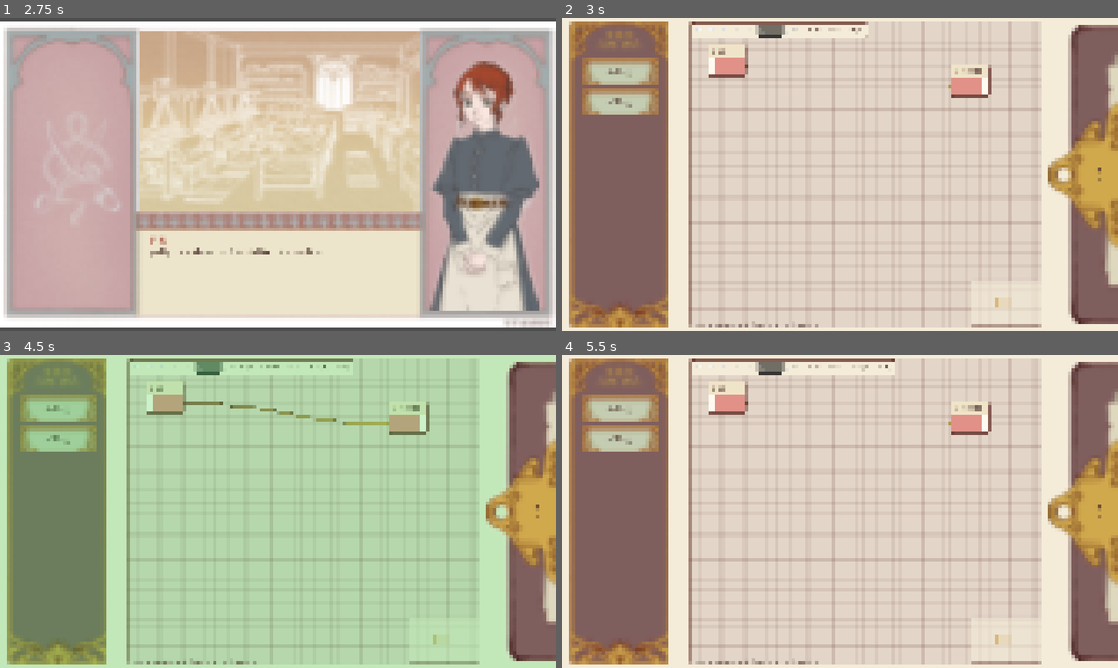
Above: before the commit, frames 1-4 (two rows, left to right).
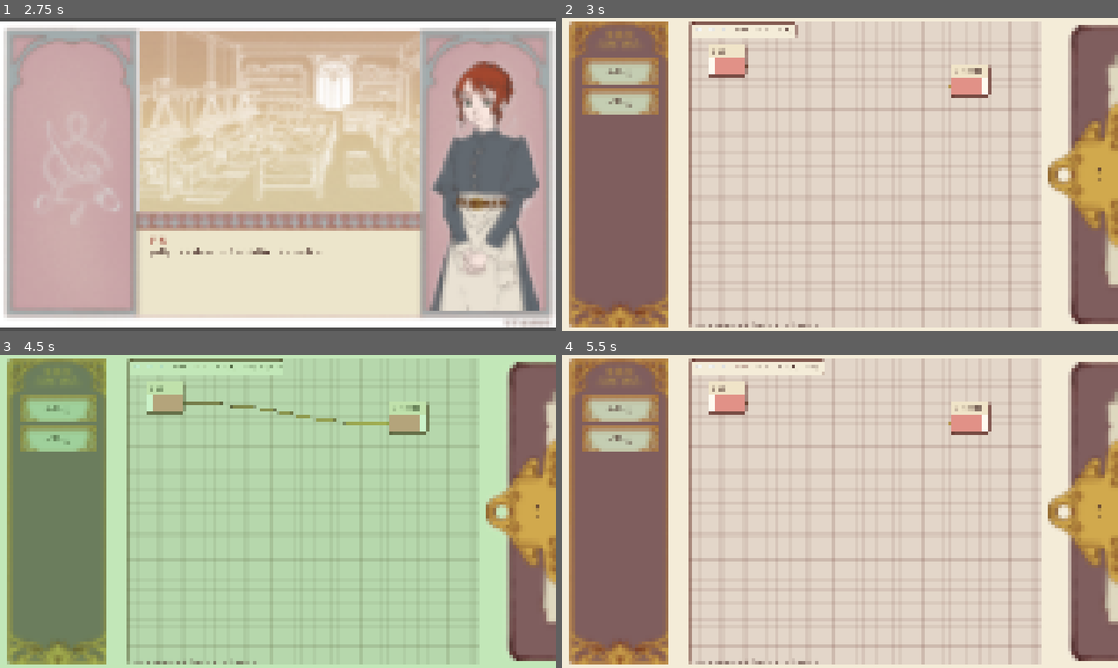
Above: after the commit, the same moments.

Repository: yiyuanli939/she-nicest-weave-the-truth
Game: Godot game, scene res://ui/main_menu.tscn
Same seed, same stepped clock (60 frames per second), same inputs: the game is played once before the commit and once after it. Sound files missing from this copy of the repository are replaced by a short silence.
Inputs (mouse positions are in pixels of both pictures, inside the frame that each line leads up to):
- Up to frame 1 (2.75 s): click "重置进度" at 0.5 s; click "开始游戏" at 1.25 s; click "第一纹" at 2 s
- Up to frame 2 (3 s): tap Enter at 2.75 s; move the mouse to (962, 158) at 2.77 s; tap Shift at 2.85 s; click (962, 158) at 2.92 s
- Up to frame 3 (4.5 s): tap Space at 3.02 s; tap Ctrl at 3.05 s; click "重置" at 3.5 s; click "示答" at 4.25 s
- Up to frame 4 (5.5 s): click "重置" at 5 s

Frame 1 is identical in both runs. In frame 2, 1.0% of the frame differs, in the area x 31-87%, y 1-99%; in frame 3, 0.8%; in frame 4, 1.0%.

Commit message:
双代理审查修复:CSV 台词导入改原子(任何错误一关不写;找不到 .tres 计入错误;新增"每关首句必须给场景"校验——空=沿用不跨关);代解/回头演出中离开关卡由 _exit_tree 兜底回正(否则实体小机永远卡在极限角+think 脸);代解窗口与示答/重置加 _guiding 守卫,玩家在等待窗口自己解出则不重摆不覆盖其解;故事界面推进键黑名单(纯修饰键/Esc/F1-12 不推进,Esc 留给将来退出);工具条状态文字挪到按钮后(长文案曾把「下一关」推离鼠标 1316px);钉纹样弹窗旧笔刷先 remove_child+reset_size(首开偏下 264px、窗口只涨不缩);第三方发言人说话两侧立绘都压暗;无效场景名保持上一张插图;隐藏 GraphEdit 默认网格/吸附/minimap 控件并关 minimap(被角标稀释无信息量)。测试:导入首句场景用例 + Esc 不推进/按钮不被推挤断言;UI smoke 等缓步回正走完再断言第三章。96/96 + UI×2/m3/m2 全绿
Co-Authored-By: Claude Fable 5 <noreply@anthropic.com>
Claude-Session: https://claude.ai/code/session_01UpnGuEiFd4CHPqysJyURs7

Diff:
--- a/board/proof_board.gd
+++ b/board/proof_board.gd
@@ -22,9 +22,13 @@
 
 func _ready() -> void:
 	right_disconnects = true
-	minimap_enabled = true
-	minimap_size = Vector2(480, 320)
+	# 引擎默认工具条控件与美术风格冲突(灰 SpinBox/淡图标):只留缩放按钮;
+	# minimap 被撑画布的角标稀释得没有信息量,关掉(画布固定大小 + 中键平移,不迷路)
+	minimap_enabled = false
 	show_arrange_button = false
+	show_grid_buttons = false
+	show_zoom_label = false
+	show_minimap_button = false
 	connection_lines_thickness = 8.0
 	connection_request.connect(_on_connection_request)
 	disconnection_request.connect(_on_disconnection_request)
--- a/narrative/dialogue_box.gd
+++ b/narrative/dialogue_box.gd
@@ -89,6 +89,11 @@
 		return
 	var key := event as InputEventKey
 	if key != null and key.pressed and not key.echo:
+		# 纯修饰键(切输入法/截屏/Cmd+Tab 都会先按下修饰键)不算"任意键";
+		# Esc 留给将来的退出/暂停(否则想退出的玩家反而被推进关),功能键留给调试(F9)。
+		if key.keycode in [KEY_SHIFT, KEY_CTRL, KEY_ALT, KEY_META, KEY_CAPSLOCK, KEY_ESCAPE] \
+				or (key.keycode >= KEY_F1 and key.keycode <= KEY_F12):
+			return
 		get_viewport().set_input_as_handled()
 		_step()
 
--- a/pattern/pattern_editor.gd
+++ b/pattern/pattern_editor.gd
@@ -76,6 +76,7 @@
 	_preview.atom_colors = atom_colors
 	_clear_btn.visible = can_clear
 	for c in _brush_row.get_children():
+		_brush_row.remove_child(c)   # 先摘下来:queue_free 帧末才生效,旧笔刷会把窗口最小尺寸撑大
 		c.queue_free()
 	for a in atoms:
 		_brush_row.add_child(_make_swatch(a))
@@ -85,7 +86,11 @@
 		_brush_row.add_child(_make_brush_button("焦纹", "bot"))
 	brush = ""
 	_sync()
+	# 旧笔刷已 remove_child,最小尺寸立即正确;reset_size 让 Window 收缩(它只涨不缩),
+	# 随后同步居中。不能 call_deferred:提交流程"打开→钉住→hide"会被迟到的弹出又顶开。
+	reset_size()
 	popup_centered()
+
 
 
 ## 原子笔刷 = 该原子颜色的色块(不写字母);选中态描深边
--- a/tests/test_dialogue_import.gd
+++ b/tests/test_dialogue_import.gd
@@ -44,3 +44,17 @@
 func test_missing_required_header() -> bool:
 	var r: Dictionary = _importer().parse_csv("关卡id,发言人\nl01,莉娅\n")
 	return check(not r.errors.is_empty() and r.levels.is_empty(), "缺台词列应报错且不导入")
+
+
+func test_first_line_of_each_level_needs_scene() -> bool:
+	# 「场景空=沿用上一句」不跨关:某关首句没场景必须报错(策划只在全表第一行写场景是常见笔误)
+	var csv := "关卡id,发言人,场景,台词\n" \
+			+ "l01,莉娅,街景,首句有场景\n" \
+			+ "l01,莉娅,,第二句沿用\n" \
+			+ "l02,莉娅,,首句没场景\n" \
+			+ "l02,莉娅,工坊,第二句才给\n"
+	var r: Dictionary = _importer().parse_csv(csv)
+	var ok := check(r.errors.size() == 1 and (r.errors[0] as String).contains("l02"),
+			"只有 l02 报「首句没有场景」(得 %s)" % str(r.errors))
+	ok = check((r.levels["l01"] as DialogueRes).lines.size() == 2, "l01 两句都解析成功") and ok
+	return ok
--- a/tests/visual_smoke_ui.gd
+++ b/tests/visual_smoke_ui.gd
@@ -143,6 +143,10 @@
 			["场景插图", _center(story._scene_pic)],
 			["右侧立绘", _center(story._slots[1])],
 		]
+		# Esc 不当推进键(留给将来的退出/暂停;修饰键/功能键同理)
+		_key(KEY_ESCAPE)
+		_check(box._idx == 0 and box._text.visible_characters < box._text.get_total_character_count(),
+				"Esc 不推进也不全显(想退出的玩家不该被推进关)")
 		var expected_idx := 0
 		for n in 3:
 			_check(box._idx == expected_idx, "第 %d 句正在显示(idx=%d)" % [n, box._idx])
@@ -184,6 +188,14 @@
 	_check(_button_named(scene, "重置") != null, "有重置按钮")
 	_check(_button_named(scene, "示答") == null, "没有脚本化解法的关不显示示答按钮")
 	_check(_labels_with(scene, "第九纹") == 0 and _labels_with(scene, "目标纹样") == 0, "关内不显示当前关名/目标文字")
+	# 状态文字在按钮之后:文字变长不再把按钮推着跑(通关瞬间「下一关」曾从鼠标下溜走)
+	var back_tool := _button_named(scene, "选关")
+	var back_x0: float = back_tool.get_global_rect().position.x
+	scene._status.text = "一段相当长的状态文字用来验证工具条按钮不再被文字推着跑一二三四五六七八"
+	await _settle()
+	_check(back_tool.get_global_rect().position.x == back_x0, "状态文字变化不推挤工具条按钮")
+	scene._status.text = ""
+	await _settle()
 
 	# ---- D. 仪器架:只显示本关上架的仪器,按图顺序紧凑排列;未上架的不显示 ----
 	var board: ProofBoard = scene._board
@@ -409,7 +421,7 @@
 		await _settle()
 		var maint: RobotMaintUI = (current_scene as CreditsScene)._maint
 		_check(current_scene is CreditsScene and maint.visible, "点「小机维护」打开面板(不退回标题)")
-		_check(maint._line_edits.size() == 6 and (maint._line_edits["greet"] as LineEdit).text.contains("诺拉"), "面板读到六句台词(greet 称呼诺拉)")
+		_check(maint._line_edits.size() == 5 and (maint._line_edits["greet"] as LineEdit).text.contains("诺拉"), "面板读到五句台词(greet 称呼诺拉;故障没有台词)")
 		_check(_button_named(maint, "保存并生成语音") != null and _button_named(maint, "刷入固件与语音") != null
 				and _button_named(maint, "接入小机(拉起桥接与语音助手)") != null, "面板有 接入 / 刷入 / 生成语音 按钮")
 		_check(maint._dir_btn.text.contains("右") and maint._voice_opt.item_count == RobotMaintUI.VOICES.size(), "回头方向与音色控件就绪")
@@ -538,8 +550,12 @@
 		await _settle()
 	_check(bgm.slot == &"level_3", "进第三章 BGM 槽位 = level_3")
 	var g3 := current_scene as LevelScene
-	_check(robot.broken and robot.sent("say", "panic"), "进第三章小机故障(panic)")
+	_check(robot.broken and robot.sent("anim", "panic") and not robot.sent("say", "panic")
+			and (robot.sent("say", "glitch1") or robot.sent("say", "glitch2") or robot.sent("say", "glitch3")), "进第三章小机故障:乱动 + 坏掉音效,没有台词")
 	_check(not g3._guide_hint.visible, "第三章不显示求助提示")
+	# 离开 l02 时演出还在 hold,LevelScene._exit_tree 兜底启动了缓步回正(gimbal 逐帧回 90,
+	# 由 Robot autoload 跨场景继续走)——等它走完再清日志,别污染下面"不回头"的断言
+	await _wait(1.6)
 	robot.sent_log.clear()
 	robot._last_at.clear()          # 模拟故障演出 6 s 节流已过
 	robot._last_guide_ms = -100000
--- a/tools/import_dialogue.gd
+++ b/tools/import_dialogue.gd
@@ -6,6 +6,7 @@
 ## 关卡id = l01…l15;场景/人物/表情写中文名(合法值见 narrative/story_art.gd);
 ## 左侧人物可空;左侧表情/诺拉表情空 = 默认;小机动作可空。台词里可含逗号、换行(用引号包住,Excel 另存 CSV 会自动做)。
 ## 同一关的行按出现顺序成为该关对话;表里没出现的关卡不动。
+## 导入是原子的:只要有任何错误(坏行/找不到关卡/某关首句没场景),一关都不写,改完重跑。
 ## parse_csv() 是纯函数(不碰文件),tests/test_dialogue_import.gd 直接测它。
 
 const DEFAULT_PATH := "res://information/dialogue.csv"
@@ -20,21 +21,25 @@
 		quit(1)
 		return
 	var result := parse_csv(FileAccess.get_file_as_string(path))
-	for e: String in result.errors:
-		push_error(e)
+	for level_id: String in result.levels:
+		if _level_path(level_id) == "":
+			result.errors.append("找不到关卡 %s 的 .tres" % level_id)
+	if not result.errors.is_empty():
+		for e: String in result.errors:
+			push_error(e)
+		print("导入中止:%d 条错误,一关都没写(改完 CSV 重跑即可)" % result.errors.size())
+		quit(1)
+		return
 	var n := 0
 	for level_id: String in result.levels:
 		var lv_path := _level_path(level_id)
-		if lv_path == "":
-			push_error("找不到关卡 %s 的 .tres" % level_id)
-			continue
 		var lv: LevelDef = load(lv_path)
 		lv.intro_dialogue = result.levels[level_id]
 		var err := ResourceSaver.save(lv, lv_path)
 		assert(err == OK, "保存失败 %s: %d" % [lv_path, err])
 		n += 1
-	print("导入完毕:%d 关的对话已更新,%d 条错误" % [n, result.errors.size()])
-	quit(0 if result.errors.is_empty() else 1)
+	print("导入完毕:%d 关的对话已更新,0 条错误" % n)
+	quit(0)
 
 
 static func _level_path(level_id: String) -> String:
@@ -86,6 +91,12 @@
 		if not out.levels.has(level_id):
 			out.levels[level_id] = DialogueRes.new()
 		(out.levels[level_id] as DialogueRes).lines.append(line)
+	# 「场景空 = 沿用上一句」只在一关之内成立(每关独立 DialogueRes):首句必须给场景,
+	# 否则该关插图整段空白;策划在 Excel 里只写全表第一行场景是常见笔误,这里直接报错。
+	for level_id: String in out.levels:
+		var lines := (out.levels[level_id] as DialogueRes).lines
+		if not lines.is_empty() and lines[0].scene == "":
+			out.errors.append("关卡 %s 的第一句没有场景(「空=沿用上一句」不跨关)" % level_id)
 	return out
 
 
--- a/ui/level_scene.gd
+++ b/ui/level_scene.gd
@@ -108,9 +108,6 @@
 	_palette.machine_requested.connect(_board.place_machine_at_center)
 
 	# 必需按钮挂在棋盘工具条上(纯文字,悬停变浅走 theme)
-	_status = Label.new()
-	_status.add_theme_font_size_override("font_size", TOOLBAR_FONT_SIZE)
-	_board.add_toolbar_item(_status)
 	_board.add_toolbar_item(_make_tool_button("重置", _on_reset))
 	if _game != null:
 		# 测试用「示答」:仅调试版、且本关有脚本化解法时出现;点了重置后自动摆出答案
@@ -123,6 +120,10 @@
 		_next_btn.visible = false
 		_board.add_toolbar_item(_next_btn)
 		_board.add_toolbar_item(_make_tool_button("选关", _on_back))
+	# 状态文字放在按钮之后:文字长短变化不会把按钮推来推去(通关瞬间按钮从鼠标下溜走)
+	_status = Label.new()
+	_status.add_theme_font_size_override("font_size", TOOLBAR_FONT_SIZE)
+	_board.add_toolbar_item(_status)
 
 	_win_flash = ColorRect.new()
 	_win_flash.color = Color(0.2, 0.85, 0.35, 0.0)
@@ -270,11 +271,14 @@
 	if not is_inside_tree():
 		return
 	_idle_sec = 0.0
-	_suppress_win_cue = true
-	_on_reset()
-	LevelSolutions.apply(self, _board, _game.current.id)
-	_suppress_win_cue = false
+	if not session.is_solved():   # 等待窗口里玩家自己解出来了:不重摆、不覆盖玩家的解,只完成回头演出
+		_suppress_win_cue = true
+		_reset_board()
+		LevelSolutions.apply(self, _board, _game.current.id)
+		_suppress_win_cue = false
 	await get_tree().create_timer(GUIDE_HOLD_SEC).timeout
+	if not is_inside_tree():
+		return   # 场景已销毁:回正由 _exit_tree 兜底
 	robot.return_center()
 	robot.cue("idle")
 	_guiding = false
@@ -286,11 +290,25 @@
 	robot.cue("think")
 	robot.turn_to_limit()
 	await get_tree().create_timer(LOOK_HOLD_SEC).timeout
+	if not is_inside_tree():
+		return   # 场景已销毁:回正由 _exit_tree 兜底
 	robot.return_center()
 	robot.cue("idle")
 	_guiding = false
 
 
+## 演出/代解期间点「下一关/选关」离开:协程随场景销毁,await 之后的回正永不执行 ——
+## 否则实体小机会永远停在极限角 + think 脸。这里兜底转回正面。
+func _exit_tree() -> void:
+	if not _guiding:
+		return
+	_guiding = false
+	var robot := get_node_or_null("/root/Robot")
+	if robot != null:
+		robot.return_center()
+		robot.cue("idle")
+
+
 func _on_next() -> void:
 	_game.store_board(session.save_state())
 	_game.start_level(_game.next_level())
@@ -302,6 +320,12 @@
 
 
 func _on_reset() -> void:
+	if _guiding:
+		return   # 小机代解/回头演出中,别和它抢棋盘
+	_reset_board()
+
+
+func _reset_board() -> void:
 	session.load_state(_fresh_state)
 	_layout_endpoints()
 	_status.text = ""
@@ -309,5 +333,7 @@
 
 ## 测试用:重置后按 levels/level_solutions.gd 的脚本化解法自动通关(仅调试版有入口)
 func _on_show_answer() -> void:
-	_on_reset()
+	if _guiding:
+		return   # 代解 0.8s 窗口内点示答会双重摆盘、庆祝 cue 和演出打架
+	_reset_board()
 	LevelSolutions.apply(self, _board, _game.current.id)
--- a/ui/story_scene.gd
+++ b/ui/story_scene.gd
@@ -94,14 +94,16 @@
 func _on_line_shown(line: DialogueLine) -> void:
 	if line.scene != "":
 		var tex := StoryArt.scene(line.scene)
-		_scene_pic.texture = tex
-		_scene_pic.visible = tex != null
+		if tex != null:   # 无效场景名/缺图:保持上一张,别把插图弄消失
+			_scene_pic.texture = tex
+			_scene_pic.visible = true
 	_set_portrait(1, StoryArt.NORA, line.nora_expr)
 	_set_portrait(0, line.left_char, line.left_expr)
+	# 遮罩规则:发言人不是这幅立绘的人 → 压暗。第三方(画外音,如占位的阿梭/档案员)说话时两侧都压。
 	var both := _slots[0].visible and _slots[1].visible
-	var nora_speaking := StoryArt.is_nora(line.speaker)
-	_masks[0].visible = both and nora_speaking
-	_masks[1].visible = both and not nora_speaking
+	var speaking := StoryArt.character_of(line.speaker)
+	_masks[0].visible = both and speaking != line.left_char
+	_masks[1].visible = both and not StoryArt.is_nora(line.speaker)
 
 
 ## 立绘原尺寸,框内水平居中、底边对齐框底,再加逐角色微调;遮罩与立绘同位同尺寸
Not shown, changed: docs/TUTORIAL.md
Not shown, removed: hardware/firmware/sounds/panic.wav
